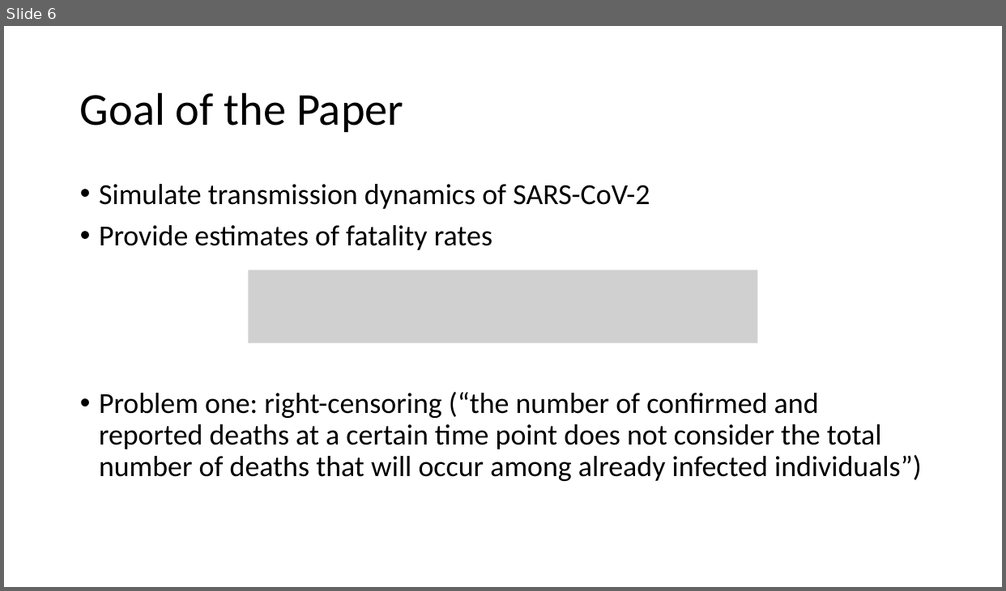
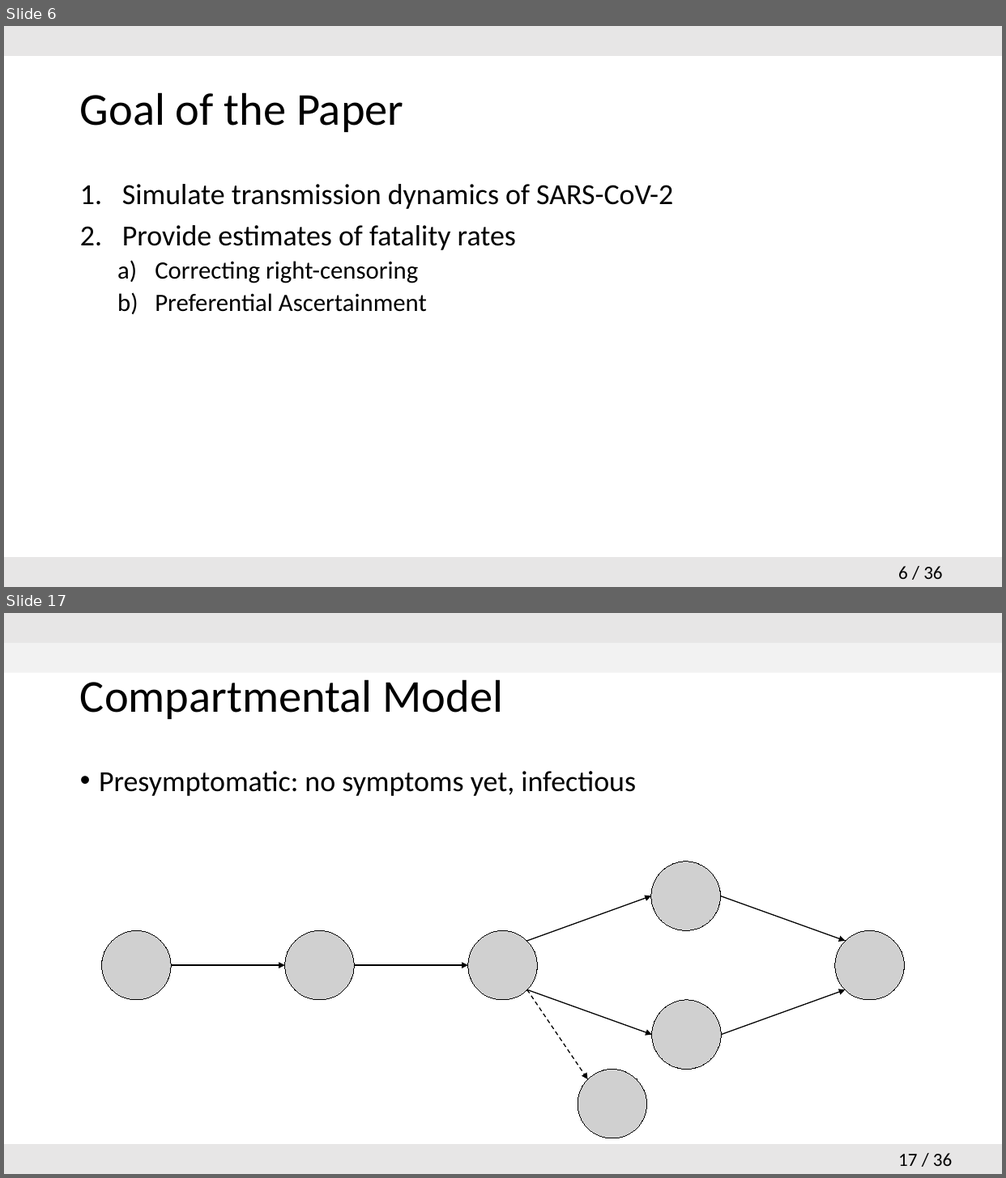
Before and after one commit to hsinyuku/Probablistic-modelling-, a slide deck: 2020-06-04_Presentation.pptx. Shown one above the other, each under a label of ours: slide 6 before the commit, slides 6 and 17 after it; the slides between them are not shown. The pictures are 1006x591 and 1006x1178 pixels, drawn with LibreOffice and Linux fonts; fonts in the diff are those of the drawing; grey boxes stand for pictures; background and template pictures are left out. Boxes give left, top, right and bottom in pixels: in the first picture for what was removed or moved away, otherwise in the second. Text is boxed around its words. In the diff, an @@ line names an element or a change of style, - is before the commit and + after.

Commit message:
uploading correct version of presentation

```diff
--- a/2020-06-04_Presentation.pptx
+++ b/2020-06-04_Presentation.pptx
@@ slide 17 added at <box>4,613,1002,1174</box>, background #FFFFFF; not listed: 3 template elements that a slide beside it also shows @@
@@ rectangle added at <box>4,643,1002,673</box>, fill #F2F2F2 @@
@@ title added at <box>80,679,503,719</box>, 44 pt, text #000000 @@
+Compartmental Model
@@ text added at <box>99,771,636,796</box>, 28 pt, text #000000 @@
+• Presymptomatic: no symptoms yet, infectious
@@ picture added at <box>651,862,721,931</box> @@
@@ arrow added from (527, 941) to (651, 896), #000000 1 pt @@
@@ arrow added from (720, 896) to (846, 941), #000000 1 pt @@
@@ picture added at <box>102,931,172,1001</box> @@
@@ picture added at <box>285,931,355,1001</box> @@
@@ picture added at <box>468,931,538,1001</box> @@
@@ picture added at <box>835,931,905,1001</box> @@
@@ arrow added from (171, 965) to (285, 965), #000000 1 pt @@
@@ arrow added from (355, 965) to (468, 965), #000000 1 pt @@
@@ arrow added from (527, 990) to (652, 1034), #000000 1 pt @@
@@ arrow added from (527, 990) to (588, 1080), #000000 1 pt dashed @@
@@ picture added at <box>652,1000,722,1070</box> @@
@@ arrow added from (721, 1034) to (846, 990), #000000 1 pt @@
@@ picture added at <box>577,1070,647,1139</box> @@
@@ slide 6 changed as well @@
@@ rectangle added at <box>4,26,1002,56</box>, fill #E7E6E6 @@
@@ text at <box>122,184,673,250</box>: bullet • to 1. @@
@@ text at <box>155,261,427,312</box>: text changed; size 28 to 24 pt @@
-• Problem one: right-censoring (“the number of confirmed and reported deaths at a certain time point does not consider the total number of deaths that will occur among already infected individuals”)
+  a) Correcting right-censoring
+  b) Preferential Ascertainment
@@ picture removed at <box>248,270,758,344</box> @@
@@ rectangle added at <box>4,557,1002,587</box>, fill #E7E6E6 @@
@@ page number added at <box>898,566,942,579</box>, 18 pt, text #000000 @@
+6 / 36
```
Also in this commit, not shown: 4 other slides changed, 30 other slides added, 4 slides removed.
